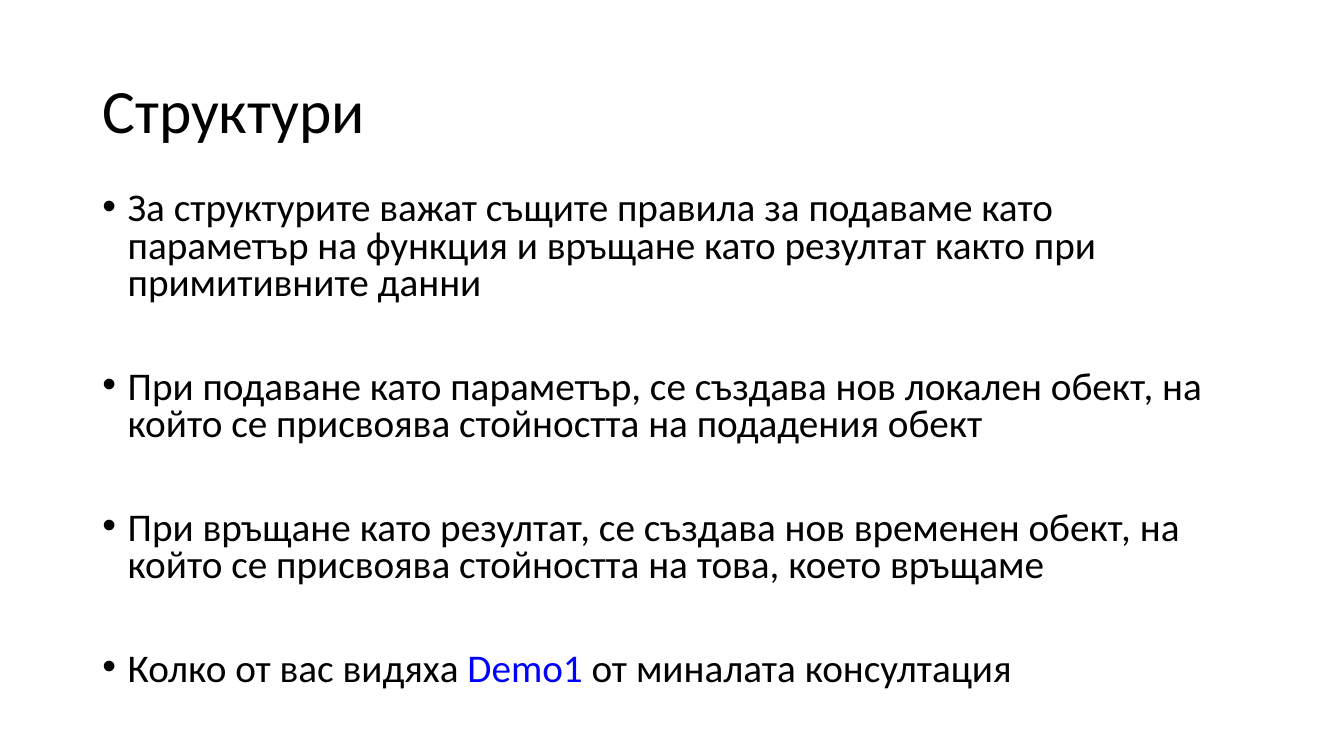
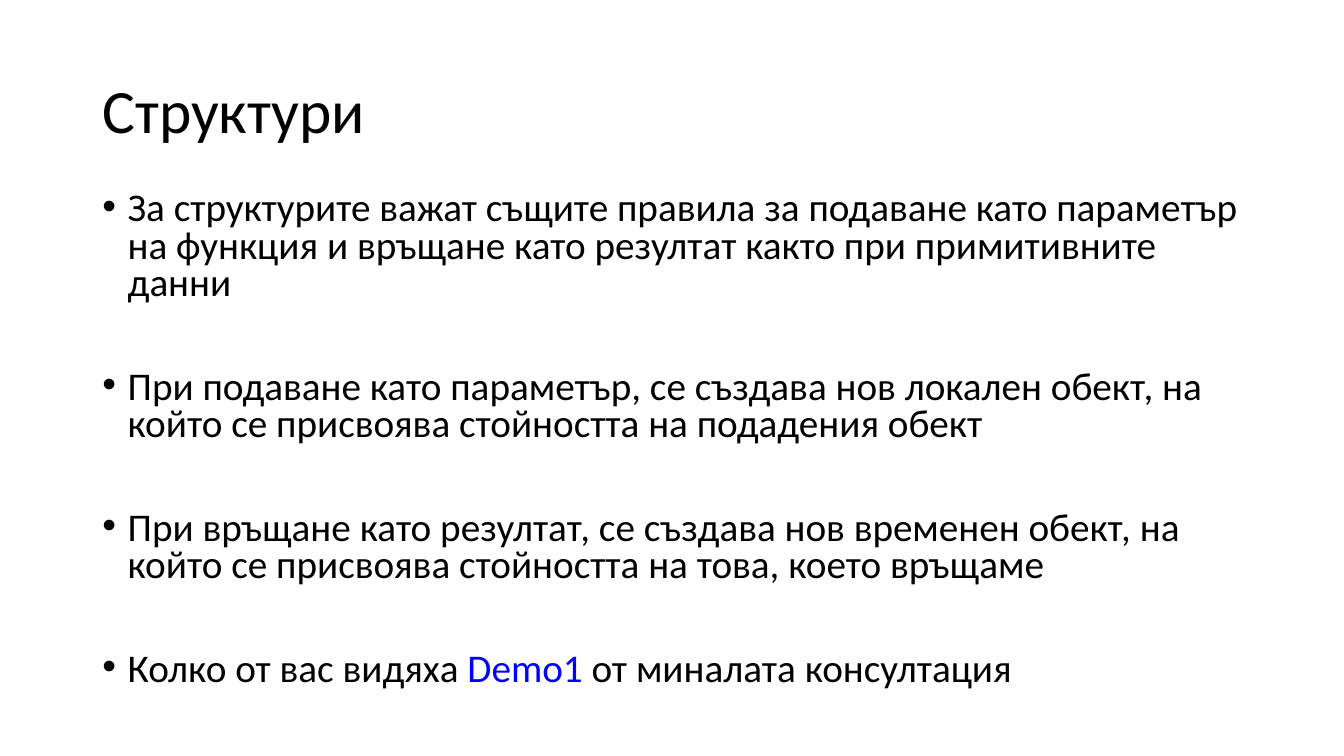
Before and after one commit to Mapmo/Uni-CPP, a slide deck: slide 100 of Introducing To Programming Materials/Consultation 3/Consultation3.pptx. Drawn at 1344x756 pixels with LibreOffice and Linux fonts; fonts in the diff are those of the drawing. Boxes give left, top, right and bottom in pixels: in the first picture for what was removed or moved away, otherwise in the second. Text is boxed around its words. In the diff, an @@ line names an element or a change of style, - is before the commit and + after.

```diff
--- a/Introducing To Programming Materials/Consultation 3/Consultation3.pptx
+++ b/Introducing To Programming Materials/Consultation 3/Consultation3.pptx
@@ text at (128, 195, 1237, 303): text changed @@
-• За структурите важат същите правила за подаваме като параметър на функция и връщане като резултат както при примитивните данни
+• За структурите важат същите правила за подаване като параметър на функция и връщане като резултат както при примитивните данни
```
Also in this commit, not shown: 10 other slides changed, 1 slide added, 1 slide removed, 1 other file.
